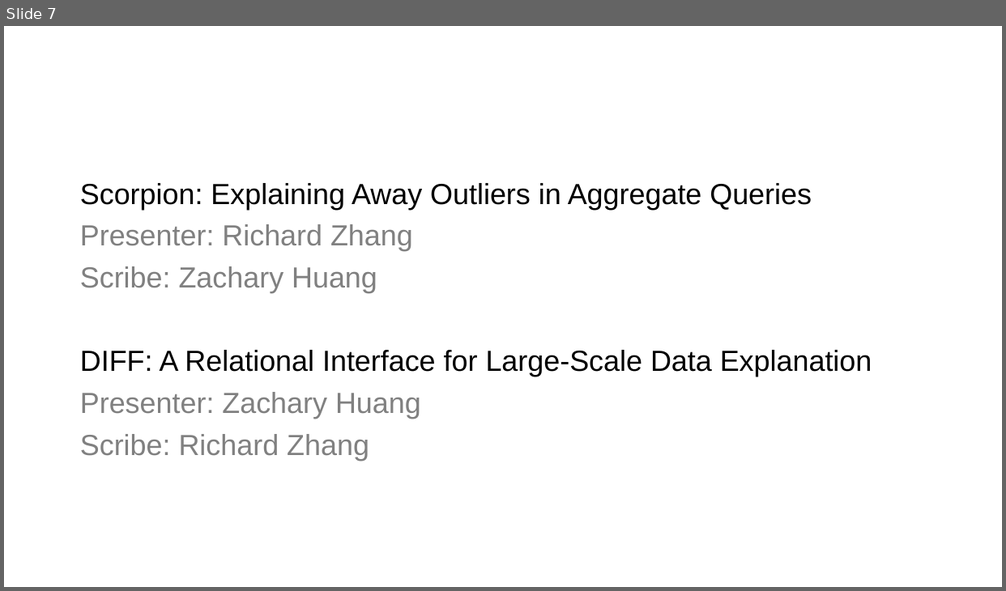
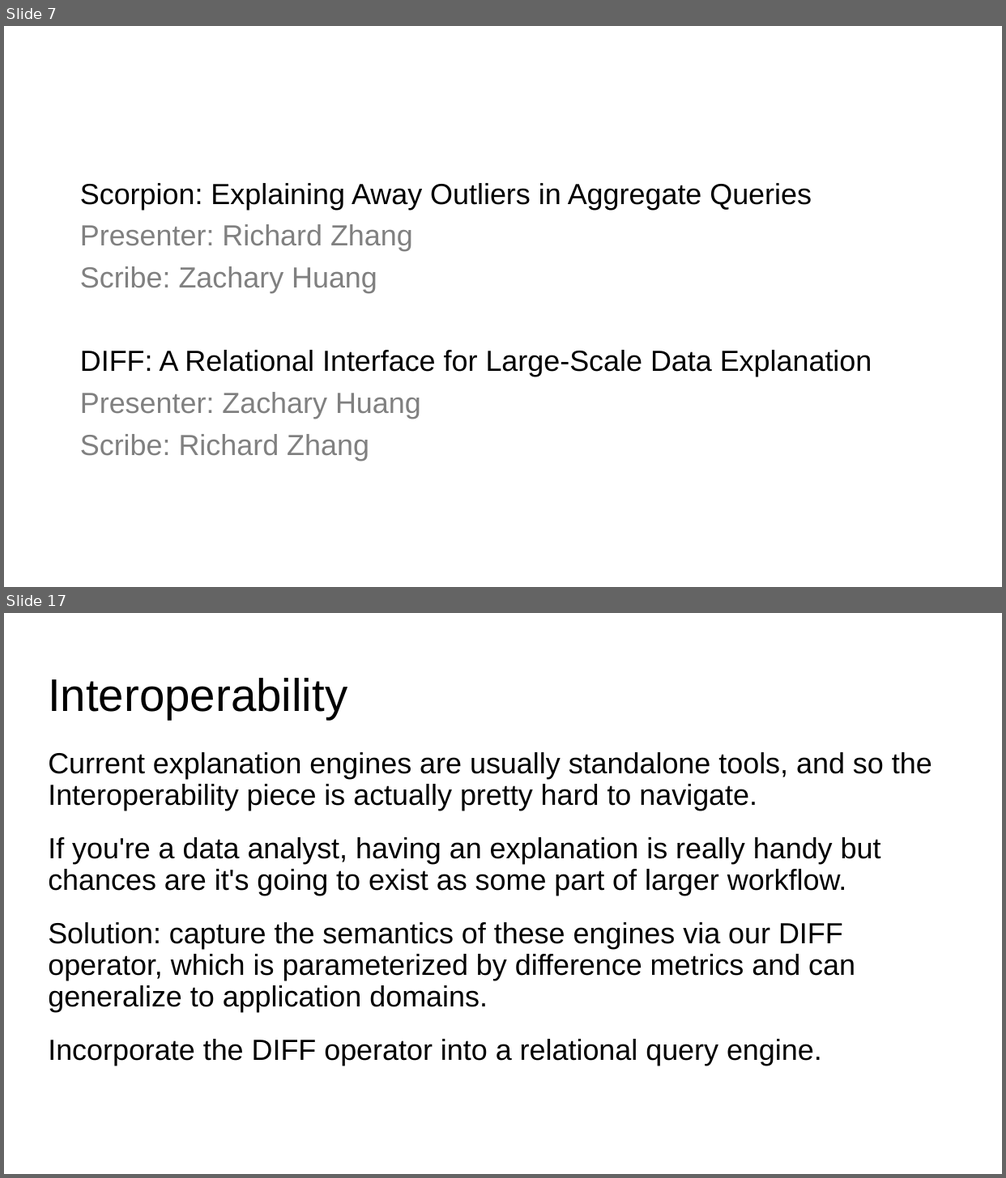
Before and after one commit to columbiaviz/columbiaviz.github.io, a slide deck: 2020s_w6998/lecs/14_explanation.pptx. Shown one above the other, each under a label of ours: slide 7 before the commit, slides 7 and 17 after it; the slides between them are not shown. The pictures are 1006x591 and 1006x1178 pixels, drawn with LibreOffice and Linux fonts; fonts in the diff are those of the drawing. Boxes give left, top, right and bottom in pixels: in the first picture for what was removed or moved away, otherwise in the second. Text is boxed around its words. In the diff, an @@ line names an element or a change of style, - is before the commit and + after.

```diff
--- a/2020s_w6998/lecs/14_explanation.pptx
+++ b/2020s_w6998/lecs/14_explanation.pptx
@@ slide 17 added at (x1=4, y1=613, x2=1002, y2=1174), background #FFFFFF @@
@@ title added at (x1=48, y1=678, x2=347, y2=719), 44 pt, text #000000 @@
+Interoperability
@@ text added at (x1=48, y1=752, x2=932, y2=1066), 28 pt, text #000000 @@
+Current explanation engines are usually standalone tools, and so the Interoperability piece is actually pretty hard to navigate.
+If you're a data analyst, having an explanation is really handy but chances are it's going to exist as some part of larger workflow.
+Solution: capture the semantics of these engines via our DIFF operator, which is parameterized by difference metrics and can generalize to application domains.
+Incorporate the DIFF operator into a relational query engine.
```
Also in this commit, not shown: 38 other slides added, 1 other file.
